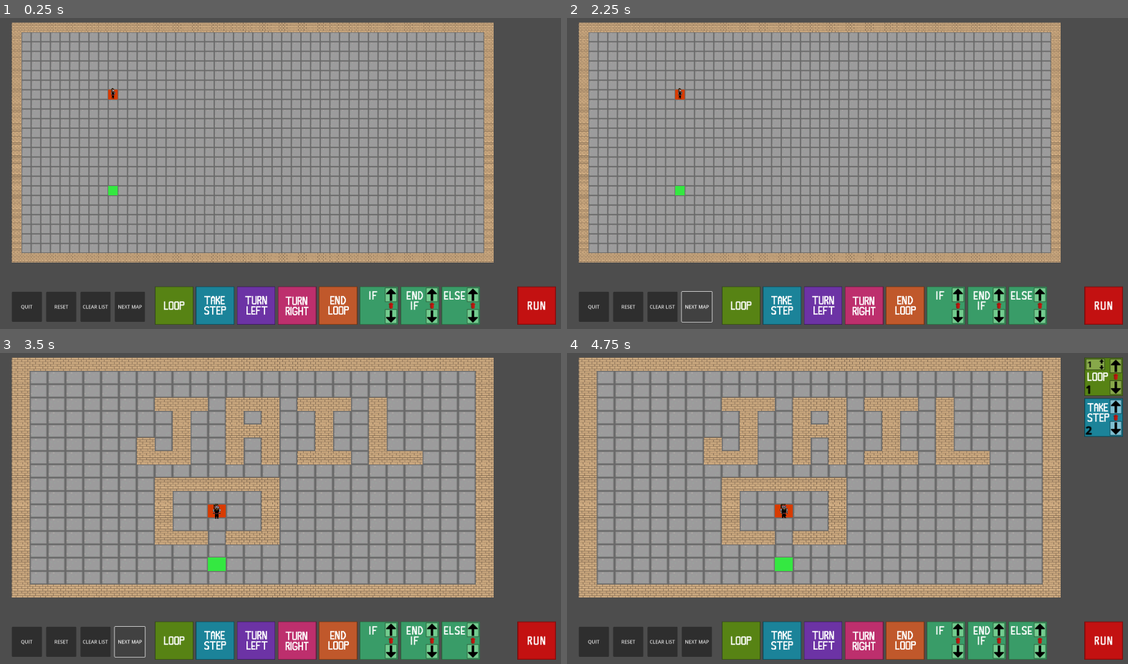
Above: before the commit, frames 1-4 (two rows, left to right).
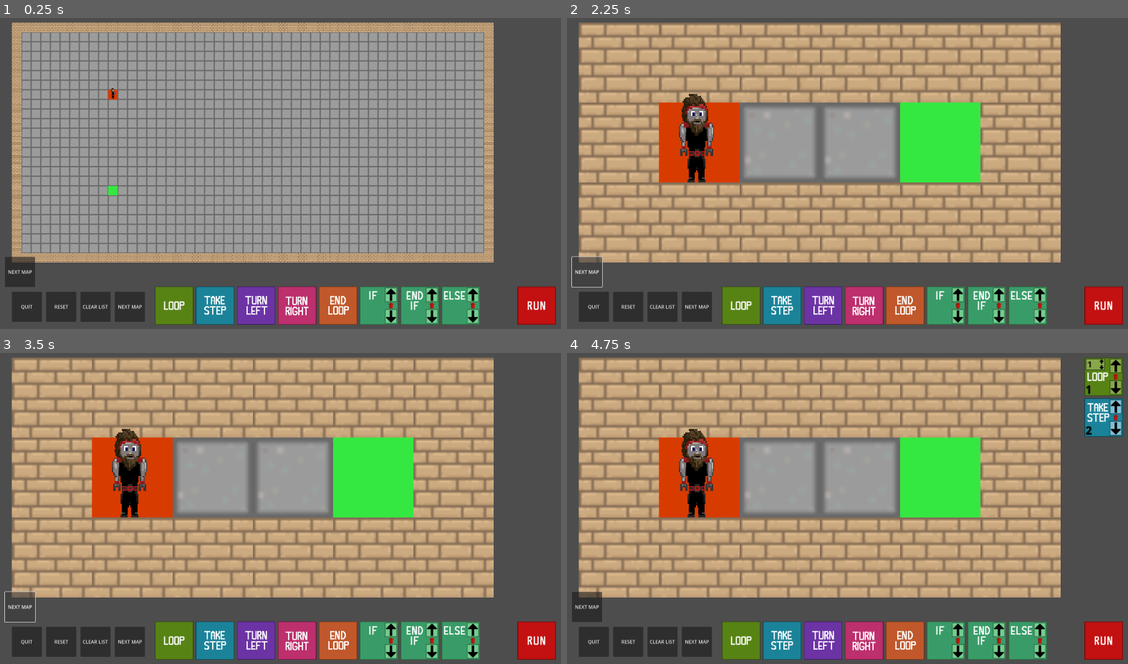
Above: after the commit, the same moments.

Repository: Graungher/ComPuzzle
Game: Godot game, scene res://Scenes/game.tscn
Same seed, same stepped clock (60 frames per second), same inputs: the game is played once before the commit and once after it.
Inputs (mouse positions are in pixels of both pictures, inside the frame that each line leads up to):
- Up to frame 1 (0.25 s): no input
- Up to frame 2 (2.25 s): click "NEXT MAP" at 0.5 s; click "NEXT MAP" at 1.25 s; click "NEXT MAP" at 2 s
- Up to frame 3 (3.5 s): click "NEXT MAP" at 2.75 s
- Up to frame 4 (4.75 s): click (740, 639) at 3.5 s; click (780, 639) at 4.25 s

The runs differ from the first frame. In frame 1, 0.5% of the frame differs, in the area x 0-7%, y 76-87%; in frame 2, 57%, in the area x 0-88%, y 1-98%; in frame 3, 55%; in frame 4, 55%.

Commit message:
added a step one at a time button
there is next step, after you hit run, you need to do next step to progress the commands, even the first one

Diff:
--- a/Scenes/game.tscn
+++ b/Scenes/game.tscn
@@ -107,11 +107,18 @@
 offset_bottom = 997.0
 text = "QUIT"
 
-[node name="Quit_Button2" type="Button" parent="."]
+[node name="nextMap" type="Button" parent="."]
 offset_left = 342.0
 offset_top = 897.0
 offset_right = 442.0
 offset_bottom = 997.0
+text = "NEXT MAP"
+
+[node name="next step" type="Button" parent="."]
+offset_left = -23.0
+offset_top = 781.0
+offset_right = 77.0
+offset_bottom = 881.0
 text = "NEXT MAP"
 
 [node name="Clear_List" type="Button" parent="."]
@@ -151,5 +158,6 @@
 [connection signal="pressed" from="Run_button" to="ScrollContainer/Command_List" method="validate"]
 [connection signal="pressed" from="Reset_Button" to="." method="_on_reset_button_pressed"]
 [connection signal="pressed" from="Quit_Button" to="." method="_on_quit_button_pressed"]
-[connection signal="pressed" from="Quit_Button2" to="." method="switch_map"]
+[connection signal="pressed" from="nextMap" to="." method="switch_map"]
+[connection signal="pressed" from="next step" to="ScrollContainer/Command_List" method="nextStep"]
 [connection signal="pressed" from="Clear_List" to="ScrollContainer/Command_List" method="clearList"]
--- a/Scripts/command_list.gd
+++ b/Scripts/command_list.gd
@@ -26,7 +26,7 @@
 var cleared = false		# flag to stop the running of the command list
 var running = false		# flag to disable things that interact with command list
 var scrollguy
-
+var leave = false
 # all nodes put into command list will have a label node that has the
 # type of node that it is
 
@@ -111,8 +111,17 @@
 	running = false
 	pass
 
+
+func nextStep():
+	leave = true
+
 # handles node specialty or basic node functions for command list
 func processNode(the_name: String, child: Node, i: int):
+	var stepmode = true
+	while stepmode && !leave:
+		await wait_frames(1)
+		pass
+	leave = false
 	# command list is imbedded in a scroll list calling the parent (scrollguy)
 	# and using it's ensure control visible to make the nodes always be
 	# on the screen when executed
